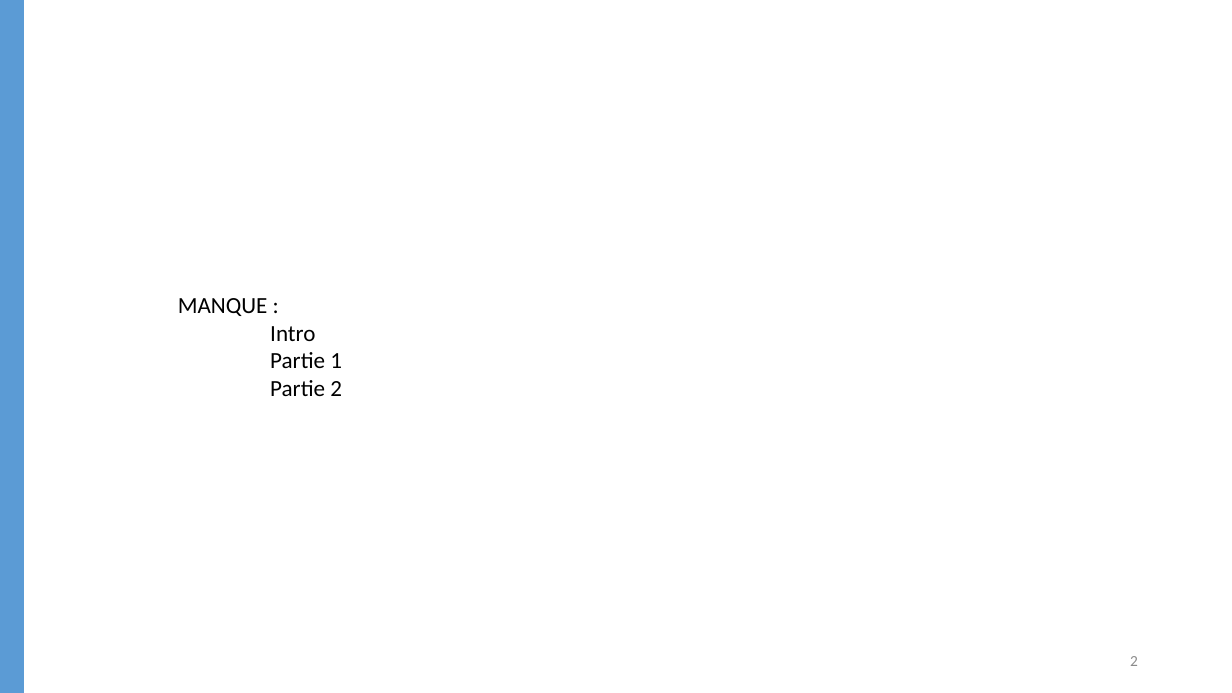
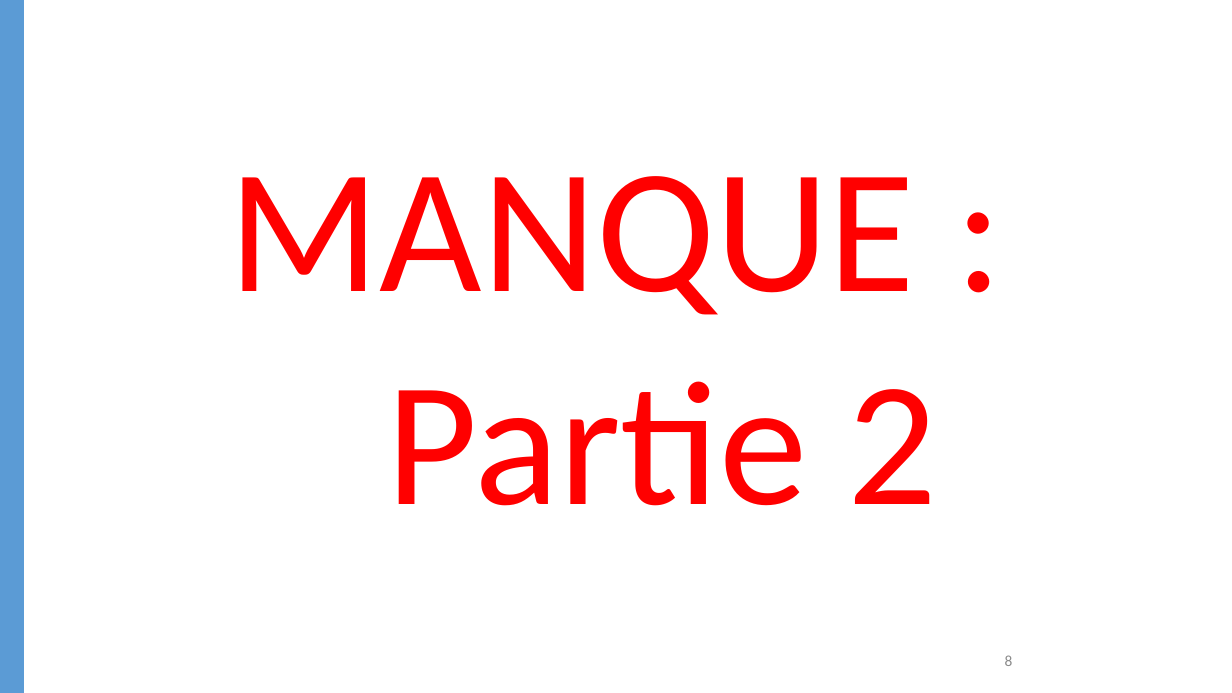
Before and after one commit to FabienMnsn/IGOV, a slide deck: slide 8 of Rapport/IGOV_COTOI_MANSON_MAZARS_slides.pptx (slide 2 before the commit). Drawn at 1232x693 pixels with LibreOffice and Linux fonts; fonts in the diff are those of the drawing. Boxes give left, top, right and bottom in pixels: in the first picture for what was removed or moved away, otherwise in the second. Text is boxed around its words. In the diff, an @@ line names an element or a change of style, - is before the commit and + after.

Commit message:
update slides

```diff
--- a/Rapport/IGOV_COTOI_MANSON_MAZARS_slides.pptx
+++ b/Rapport/IGOV_COTOI_MANSON_MAZARS_slides.pptx
@@ text "MANQUE :": place and size @@
-text "MANQUE :" at (178, 298, 342, 396)
+text "MANQUE :" at (229, 176, 938, 506)
@@ text "MANQUE :" at (229, 176, 938, 506): size 18 to 138 pt, text colour #000000 to #FF0000; alignment left to centre @@
@@ text at (270, 326, 342, 368): paragraphs removed @@
-Intro
-Partie 1
@@ page number at (1005, 655, 1013, 666): text changed @@
-2
+8
```
Also in this commit, not shown: 2 other slides changed, 6 slides added, 5 other files.
